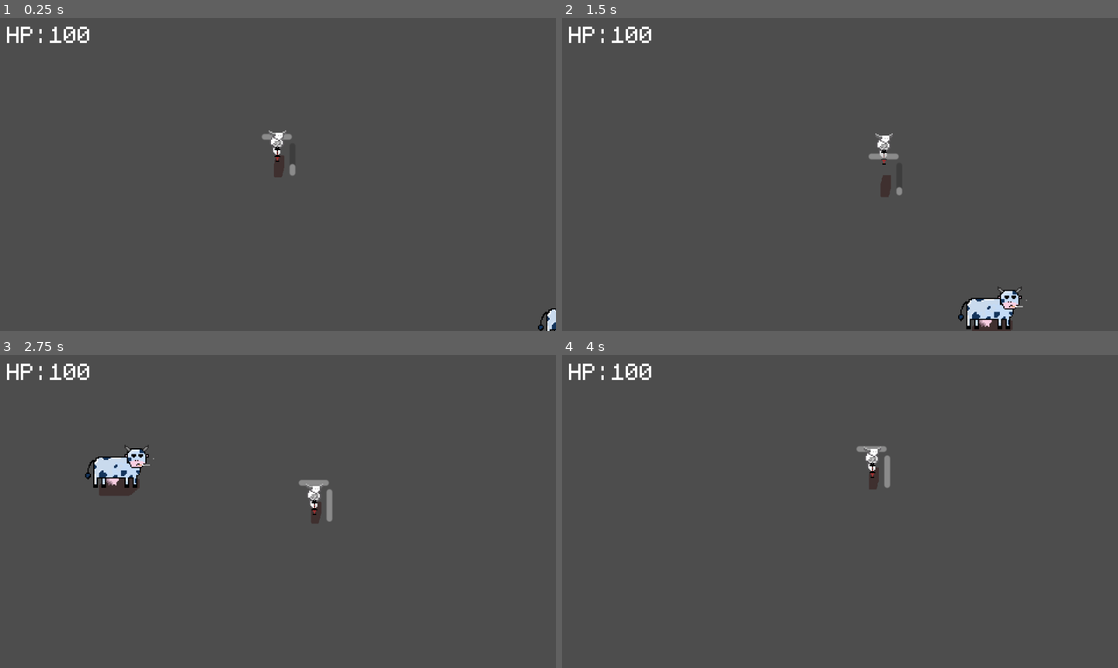
Above: before the commit, frames 1-4 (two rows, left to right).
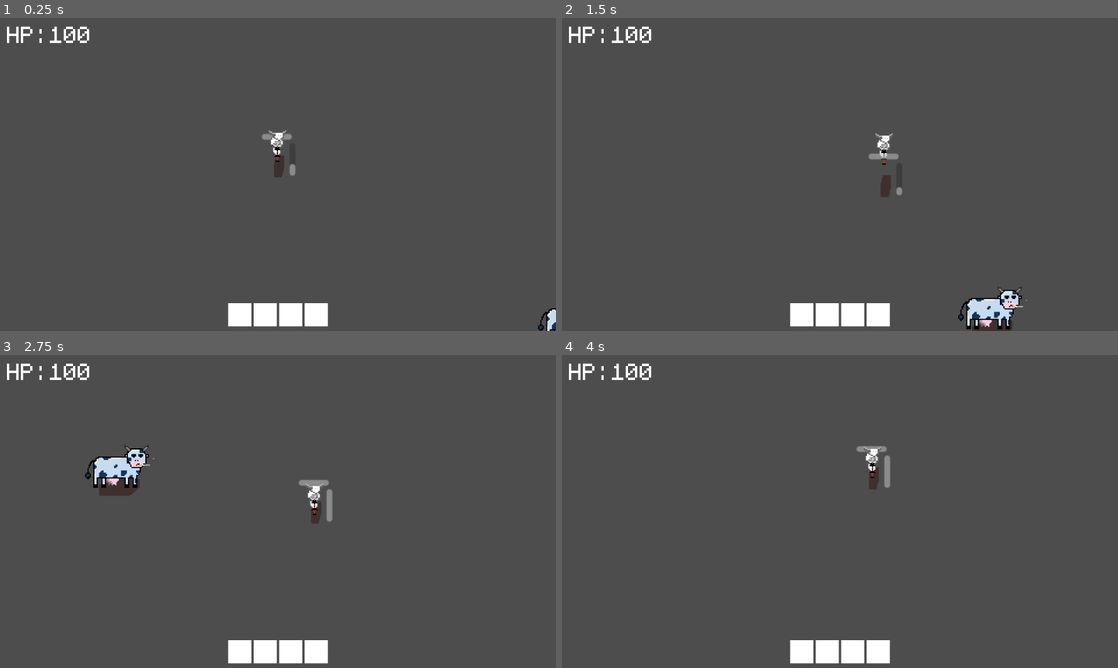
Above: after the commit, the same moments.

Repository: NDJia/tojam2025
Game: Godot game, scene res://Scenes/main/main.tscn
The game is run twice, just before and just after one commit, with the same random seed, the same clock (stepped at 60 frames per second) and the same inputs.
Inputs:
- Up to frame 1 (0.25 s): no input
- Up to frame 2 (1.5 s): hold D (Right) 0.53-1.28 s; tap Space (Dash) at 0.6, 1.35 s; hold S (Down) from 1.28 s (still down)
- Up to frame 3 (2.75 s): release S (Down) at 2.03 s; hold D (Right) from 2.03 s (still down); tap Space (Dash) at 2.1 s
- Up to frame 4 (4 s): release D (Right) at 2.78 s; hold W (Up) 2.78-3.53 s; tap Space (Dash) at 2.85, 3.6 s; hold A (Left) from 3.53 s (still down)

The runs differ from the first frame. In frame 1, 1.3% of the frame differs, in the area x 41-59%, y 91-99%; in frame 2, 1.3%; in frame 3, 1.3%; in frame 4, 1.3%.

Commit message:
added placeholder powerup display to HUD

Diff:
--- a/Scenes/hud.tscn
+++ b/Scenes/hud.tscn
@@ -19,3 +19,35 @@
 offset_bottom = 51.0
 theme_override_font_sizes/font_size = 64
 text = "HP:"
+
+[node name="HBoxContainer" type="HBoxContainer" parent="."]
+layout_direction = 2
+anchors_preset = 7
+anchor_left = 0.5
+anchor_top = 1.0
+anchor_right = 0.5
+anchor_bottom = 1.0
+offset_left = -149.0
+offset_top = -48.0
+offset_right = 149.0
+offset_bottom = -8.0
+grow_horizontal = 2
+grow_vertical = 0
+size_flags_horizontal = 3
+alignment = 1
+
+[node name="ColorRect" type="ColorRect" parent="HBoxContainer"]
+custom_minimum_size = Vector2(40, 40)
+layout_mode = 2
+
+[node name="ColorRect2" type="ColorRect" parent="HBoxContainer"]
+custom_minimum_size = Vector2(40, 40)
+layout_mode = 2
+
+[node name="ColorRect3" type="ColorRect" parent="HBoxContainer"]
+custom_minimum_size = Vector2(40, 40)
+layout_mode = 2
+
+[node name="ColorRect4" type="ColorRect" parent="HBoxContainer"]
+custom_minimum_size = Vector2(40, 40)
+layout_mode = 2
